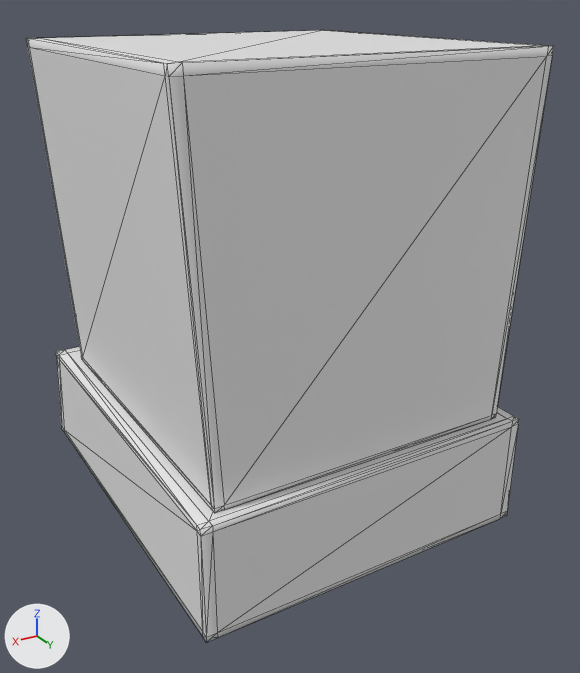
Renders of the glTF model FlexEngine/resources/meshes/terminal-copper.glb from each side of a commit.
Before and after are seen from a camera (50 mm lens) standing at (2.2, 3.87, 2.24) and looking at (-0.05, 0.12, 0.37). Arrows for +X, +Y and +Z are at lower left; the lights stay in place. Mesh edges are drawn as thin lines. Vertices at the same position are counted once.

In view in the first picture: 'Terminal Copper'.
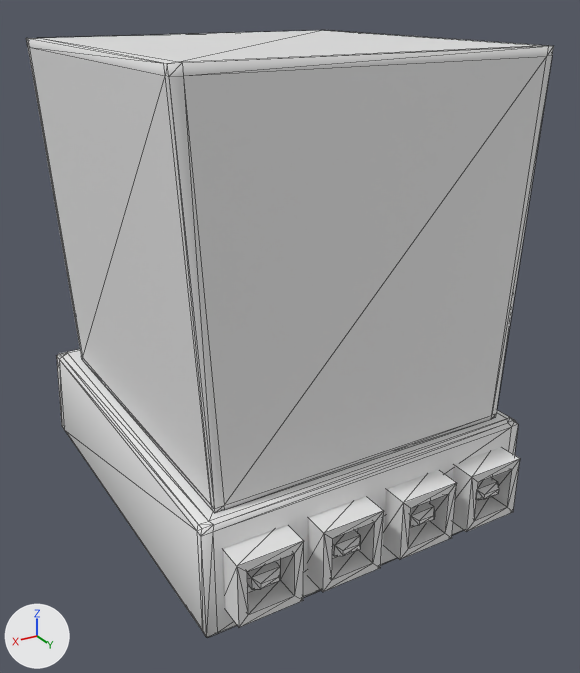
Boxes [x1, y1, x2, y2] around the edits, measured in the pictures (580 x 673 px):
'Terminal Copper', reshaped: before [26, 30, 554, 642]; after [26, 30, 554, 638]
part 1 of me_terminal_copper, added: after [223, 525, 304, 627]
part 2 of me_terminal_copper, added: after [383, 470, 457, 560]
part 3 of me_terminal_copper, added: after [307, 496, 384, 592]
part 4 of me_terminal_copper, added: after [452, 447, 520, 532]
part 5 of me_terminal_copper, cut back: before [56, 347, 519, 642]; after [57, 349, 518, 638]

The change, as a diff of the scene's bpy script:
```diff
--- a/FlexEngine/resources/meshes/terminal-copper.glb.py
+++ b/FlexEngine/resources/meshes/terminal-copper.glb.py
@@ me_terminal_copper @@
 # used by ob_terminal_copper; location = (0.0, 0.0, 0.0)
-me_terminal_copper.from_pydata(...)  # 196 vertices, 384 faces; spans x -1.0..1.0, y -1.34..1.08, z -0.67..2.0
+me_terminal_copper.from_pydata(...)  # 280 vertices, 518 faces; spans x -1.0..1.0, y -1.33..1.22, z -0.67..2.0
+# me_terminal_copper part 1: a new loose piece of 28 vertices spanning x 0.54..0.89, y 1.03..1.22, z -0.51..-0.15
+# me_terminal_copper part 2: a new loose piece of 28 vertices spanning x -0.42..-0.06, y 1.03..1.22, z -0.51..-0.15
+# me_terminal_copper part 3: a new loose piece of 28 vertices spanning x 0.06..0.42, y 1.03..1.22, z -0.51..-0.15
+# me_terminal_copper part 4: a new loose piece of 28 vertices spanning x -0.88..-0.53, y 1.03..1.22, z -0.51..-0.15
+# me_terminal_copper part 5
+# 44 vertices are removed from x -1.0..1.0, y -1.34..1.08, z -0.67..1.79
+# 137 faces are deleted
+# 8 vertices move from x -1.0..1.0, y -1.34..1.08, z -0.67..0.0 to x -0.99..0.99, y -1.32..1.06, z -0.66..-0.02
+# 16 vertices are added at x -0.99..0.99, y -1.32..1.06, z -0.66..-0.02
+# 71 new faces join them
```
